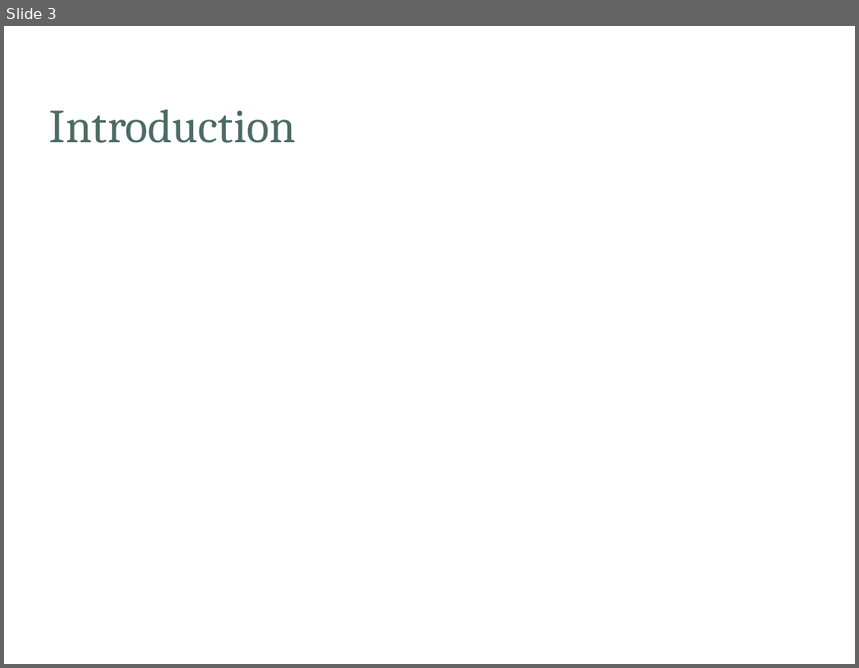
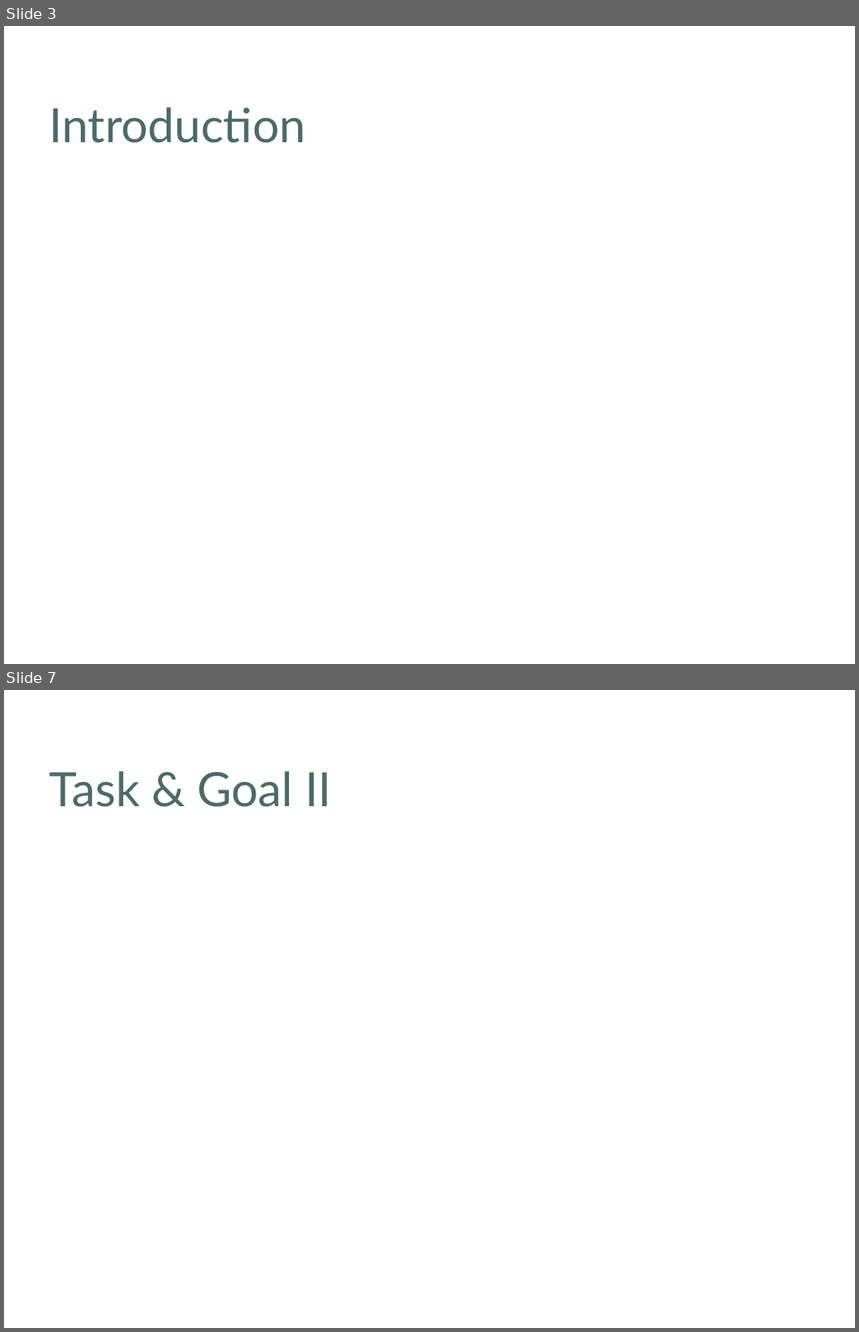
Before and after one commit to khulaifi95/ACS, a slide deck: Project/Presentation/Draft_Presentation.ppt. Shown one above the other, each under a label of ours: slide 3 before the commit, slides 3 and 7 after it; the slides between them are not shown. The pictures are 859x668 and 859x1332 pixels, drawn with LibreOffice and Linux fonts; fonts in the diff are those of the drawing; background and template pictures are left out. Boxes give left, top, right and bottom in pixels: in the first picture for what was removed or moved away, otherwise in the second. Text is boxed around its words. In the diff, an @@ line names an element or a change of style, - is before the commit and + after.

```diff
--- a/Project/Presentation/Draft_Presentation.ppt
+++ b/Project/Presentation/Draft_Presentation.ppt
@@ slide 7 added at bbox=[4, 690, 855, 1328], background picture (left out) @@
@@ title added at bbox=[50, 771, 332, 807], 40 pt, text #4C6B66 @@
+Task & Goal II
@@ slide 3 changed as well @@
@@ title "Introduction" at bbox=[50, 107, 306, 143]: font Cambria to Lato @@
```
Also in this commit, not shown: 1 other slide changed, 18 other slides added, 1 slide removed.
